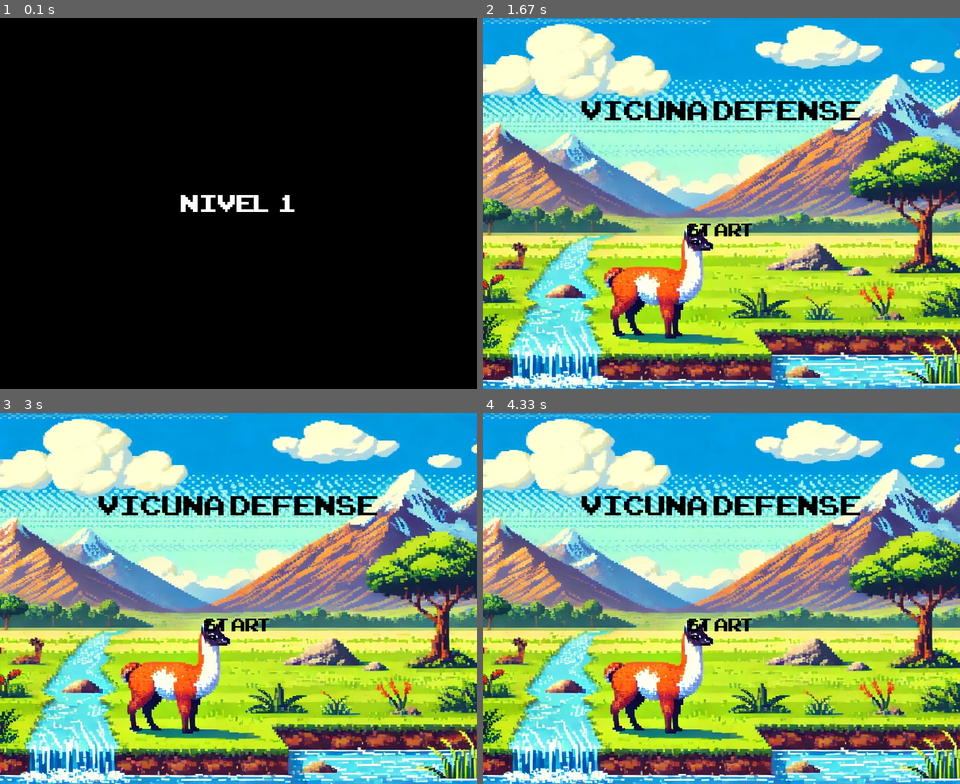
Above: before the commit, frames 1-4 (two rows, left to right).
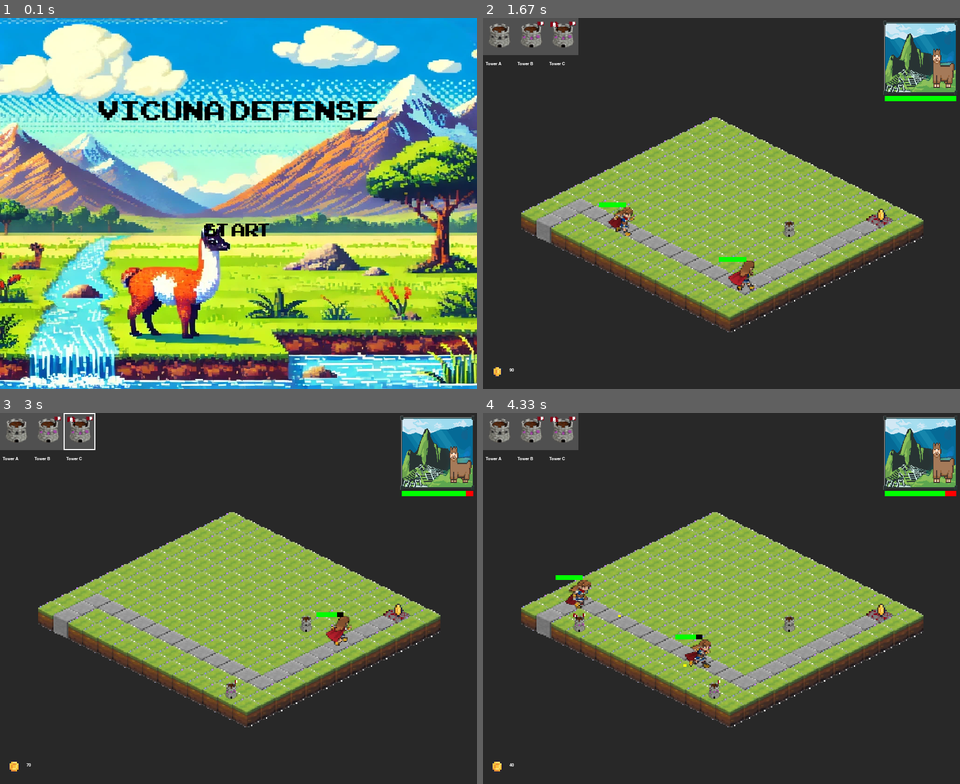
Above: after the commit, the same moments.

Repository: brei005/PYGAME
Game: pygame game, started from main.py
The game is run twice, just before and just after one commit, with the same random seed, the same clock (stepped at 60 frames per second) and the same inputs.
Inputs (mouse positions are in pixels of both pictures, inside the frame that each line leads up to):
- Up to frame 1 (0.1 s): no input
- Up to frame 2 (1.67 s): click (702, 218) at 0.38 s; click (497, 36) at 0.72 s; click (573, 147) at 1.05 s; click (778, 236) at 1.38 s
- Up to frame 3 (3 s): click (47, 431) at 1.72 s; click (214, 694) at 2.05 s; click (81, 431) at 2.88 s
- Up to frame 4 (4.33 s): click (564, 635) at 3.72 s

The runs differ from the first frame. In frame 1, 98% of the frame differs, in the area x 0-100%, y 0-100%; in frame 2, 97%; in frame 3, 97%; in frame 4, 97%.

Commit message:
Funcional

Diff:
--- a/clases/enemy.py
+++ b/clases/enemy.py
@@ -87,7 +87,7 @@
         new_distance_screen = math.sqrt(
             (next_tile_screen[0] - self.position[0])**2 + (next_tile_screen[1] - self.position[1])**2
         )
-        if new_distance_screen < 2:  # Ajusta la tolerancia según sea necesario
+        if new_distance_screen < 10:  # Ajusta la tolerancia según sea necesario
             self.path_index += 1
             if self.path_index < len(self.grid_path):
                 self.grid_position = self.grid_path[self.path_index]
--- a/clases/game.py
+++ b/clases/game.py
@@ -109,12 +109,12 @@
         """
         Carga el mapa, las texturas y las oleadas de enemigos para el nivel dado.
         """
-        self.show_level_screen(level)
         level_config = ENEMIES_BY_LEVEL[level]
         self.mapa = Mapa(f"maps/map{level}.txt", level_config["terrain_texture"])  # Pasar textura específica
         self.enemy_group = []
         self.projectiles = []
 
+        # Cargar oleadas de enemigos
         self.waves = []
         for wave_index in range(level_config["waves"]):
             wave_enemies = []
@@ -133,6 +133,7 @@
             self.waves.append(Wave(wave_enemies, spawn_rate=level_config["time_between_waves"]))
         self.current_wave_index = 0
         print(f"Nivel {level} cargado con {len(self.waves)} oleadas.")
+
 
     def update(self):
         """
@@ -257,6 +258,7 @@
         """
         while True:
             if self.start_screen.handle_events():
+
                 break
             self.start_screen.draw()
             self.clock.tick(FPS)
@@ -292,7 +294,7 @@
         pg.display.flip()  # Actualizar la pantalla
 
         # Esperar unos segundos
-        pg.time.wait(1000)  # Esperar 2 segundos
+        pg.time.wait(300)  # Esperar 2 segundos
 
         self.is_transitioning = False  # Desactivar la bandera de transición
 
@@ -300,9 +302,16 @@
         """
         Ejecuta el juego.
         """
-        self.show_start_screen()  # Muestra la pantalla de inicio
-        self.show_level_screen(self.current_level)  # Muestra la pantalla del nivel después de iniciar el juego
-
+        # Mostrar la pantalla de inicio
+        self.show_start_screen()
+
+        # Mostrar pantalla de nivel 1 después de la pantalla de inicio
+        self.show_level_screen(self.current_level)
+
+        # Cargar el nivel 1
+        self.load_level(self.current_level)
+
+        # Entrar en el bucle principal del juego
         while True:
             self.check_events()
             self.update()
--- a/clases/levels.py
+++ b/clases/levels.py
@@ -26,8 +26,8 @@
                     ],
                 },
                 "reward": 10,
-                "health": 50,
-                "speed": 10,
+                "health": 10,
+                "speed": 200,
                 "damage": 5,
                 "count": 3
             }
@@ -62,8 +62,8 @@
                     ],
                 },
                 "reward": 20,
-                "health": 80,
-                "speed": 20,
+                "health": 10,
+                "speed": 120,
                 "damage": 10,
                 "count": 2
             }
@@ -98,8 +98,8 @@
                     ],
                 },
                 "reward": 30,
-                "health": 120,
-                "speed": 80,
+                "health": 10,
+                "speed": 180,
                 "damage": 15,
                 "count": 2
             }
--- a/clases/tower.py
+++ b/clases/tower.py
@@ -22,25 +22,24 @@
         block_x = INICIO_X + self.position[0] * (10 + GAP_x) - self.position[1] * (10 + GAP_x)
         block_y = INICIO_Y + self.position[0] * (5 + GAP_y) + self.position[1] * (5 + GAP_y)
         display.blit(self.image, (block_x + 4, block_y - 8))  # Ajustar la torre para que quede encima
-    def attack(self, enemies, projectiles):
+    def attack(self, enemies, projectiles,player):
         """
-        Ataca al primer enemigo dentro del rango si la torre está lista para disparar.
+        Ataca al enemigo más cercano dentro del rango.
+        - `enemies`: Lista de enemigos activos.
+        - `projectiles`: Lista de proyectiles activos.
         """
-        current_time = time.time()  # Obtiene el tiempo actual en segundos
-        if current_time - self.last_attack_time >= self.attack_speed:
-            # Buscar el primer enemigo dentro del rango
-            for enemy in enemies:
-                tower_x = INICIO_X + self.position[0] * (10 + GAP_x) - self.position[1] * (10 + GAP_x)
-                tower_y = INICIO_Y + self.position[0] * (5 + GAP_y) + self.position[1] * (5 + GAP_y)
-                enemy_x, enemy_y = enemy.get_screen_position()
+        if self.is_on_cooldown():
+            return  # No atacar si está en cooldown
 
-                distance = math.sqrt((tower_x - enemy_x)**2 + (tower_y - enemy_y)**2)
-                if distance <= self.range:
-                    print(f"Torre en {self.position} ataca al enemigo en {enemy.grid_position}")
-                    projectiles.append(Projectile((tower_x + 7, tower_y - 4), (enemy_x, enemy_y)))
-                    self.last_attack_time = current_time  # Registrar el tiempo del disparo
-                    break  # Atacar solo al primer enemigo encontrado
-
+        # Buscar el primer enemigo dentro del rango
+        for enemy in enemies:
+            if self.is_in_range(enemy):
+                # Crear un proyectil hacia el enemigo
+                projectile = Projectile(self.get_screen_position(), enemy.get_screen_position(), speed=150)
+                projectiles.append(projectile)
+                enemy.take_damage(self.damage,player)  # Infligir daño directamente
+                self.start_cooldown()  # Iniciar el cooldown de la torre
+                break
     def is_on_cooldown(self):
         """
         Verifica si la torre está en tiempo de recarga (cooldown).
